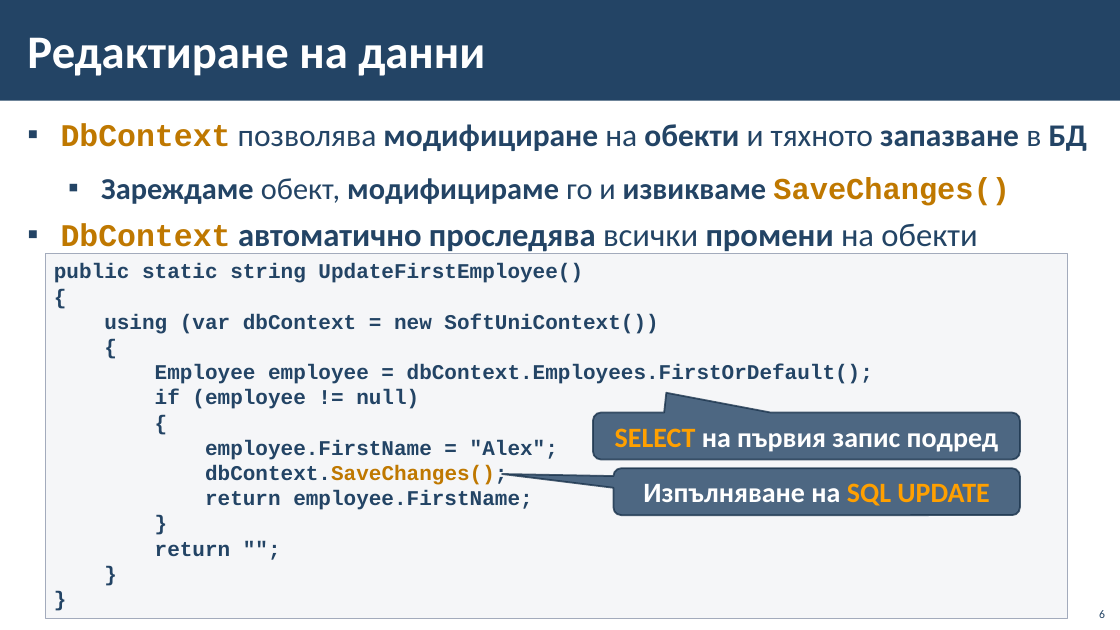
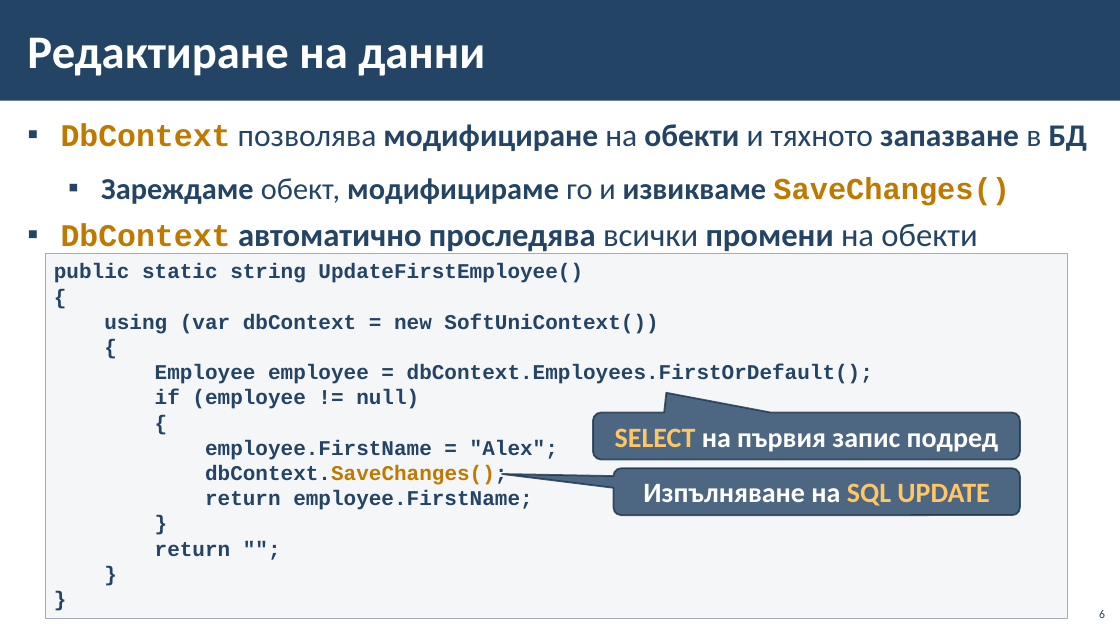
Before and after one commit to BG-IT-Edu/School-Programming, a slide deck: slide 6 of Courses/Software-Sciences/Module-4-Information-Systems-New/06-CRUD-with-EF-and-Windows-Forms/06-CRUD-with-EF-Core-and-Windows-Forms.pptx. Drawn at 1120x630 pixels with LibreOffice and Linux fonts; fonts in the diff are those of the drawing; background and template pictures are left out. Boxes give left, top, right and bottom in pixels: in the first picture for what was removed or moved away, otherwise in the second. Text is boxed around its words. In the diff, an @@ line names an element or a change of style, - is before the commit and + after.

```diff
--- a/Courses/Software-Sciences/Module-4-Information-Systems-New/06-CRUD-with-EF-and-Windows-Forms/06-CRUD-with-EF-Core-and-Windows-Forms.pptx
+++ b/Courses/Software-Sciences/Module-4-Information-Systems-New/06-CRUD-with-EF-and-Windows-Forms/06-CRUD-with-EF-Core-and-Windows-Forms.pptx
@@ rounded speech box "SELECT на първия запис подред" at <box>593,413,1020,460</box>: text colour #FFA000 to #FFC666 in "SELECT" @@
@@ rounded speech box "Изпълняване на SQL UPDATE" at <box>613,468,1020,515</box>: text colour #FFA000 to #FFC666 in "SQL UPDATE" @@
```
Also in this commit, not shown: 3 other slides changed.
